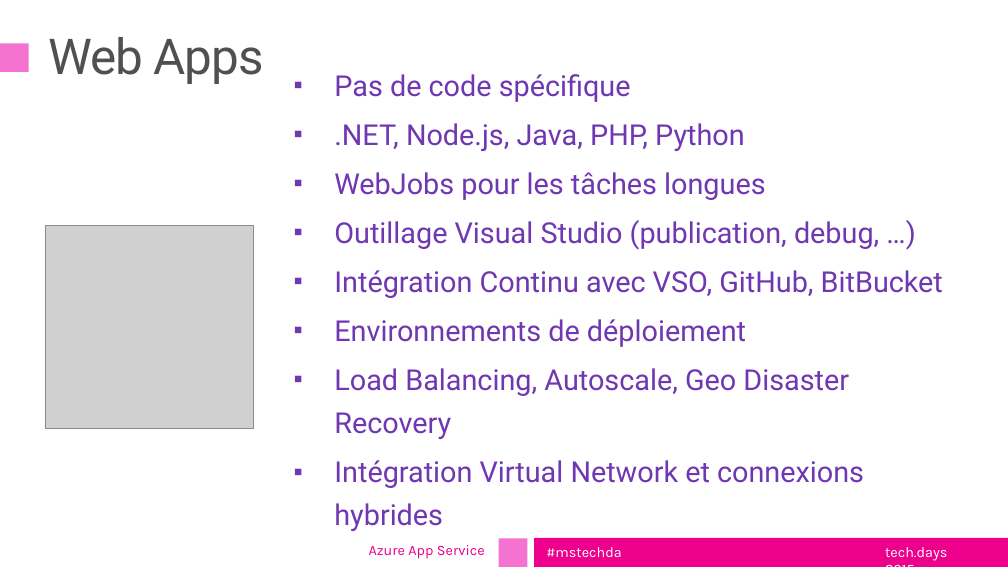
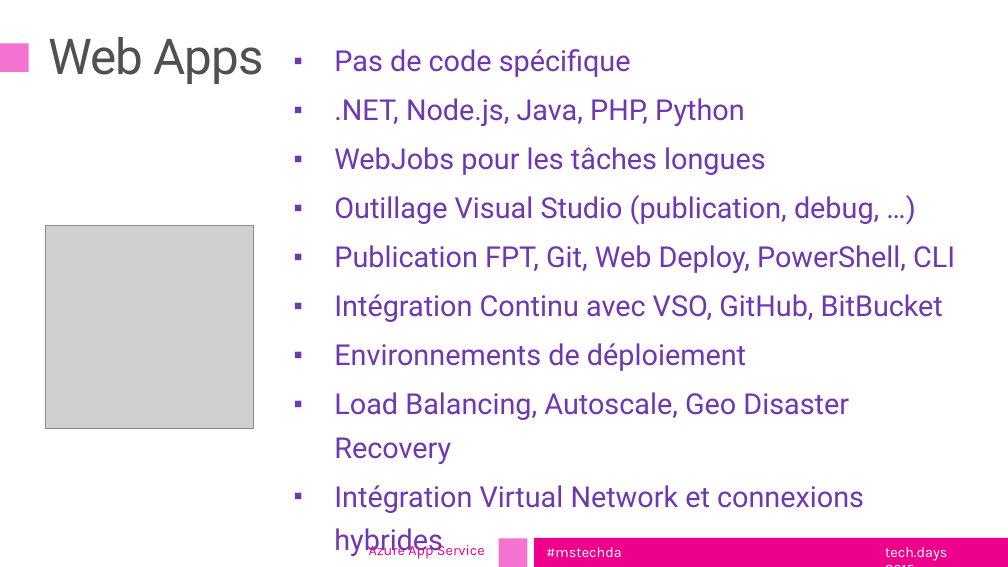
Before and after one commit to DXFrance/Evenements, a slide deck: slide 6 of TechDaysTour2015/Développement web/TechdaysTour2015_Session Azure App Service pour vos apps et services web.pptx. Drawn at 1008x567 pixels with LibreOffice and Linux fonts; fonts in the diff are those of the drawing; grey boxes stand for pictures; background and template pictures are left out. Boxes give left, top, right and bottom in pixels: in the first picture for what was removed or moved away, otherwise in the second. Text is boxed around its words. In the diff, an @@ line names an element or a change of style, - is before the commit and + after.

```diff
--- a/TechDaysTour2015/Développement web/TechdaysTour2015_Session Azure App Service pour vos apps et services web.pptx
+++ b/TechDaysTour2015/Développement web/TechdaysTour2015_Session Azure App Service pour vos apps et services web.pptx
@@ text at (x1=334, y1=245, x2=955, y2=273): paragraph added @@
+▪ Publication FPT, Git, Web Deploy, PowerShell, CLI
```
Also in this commit, not shown: 3 other slides changed, 1 slide added, 1 slide removed, 3 other files.
